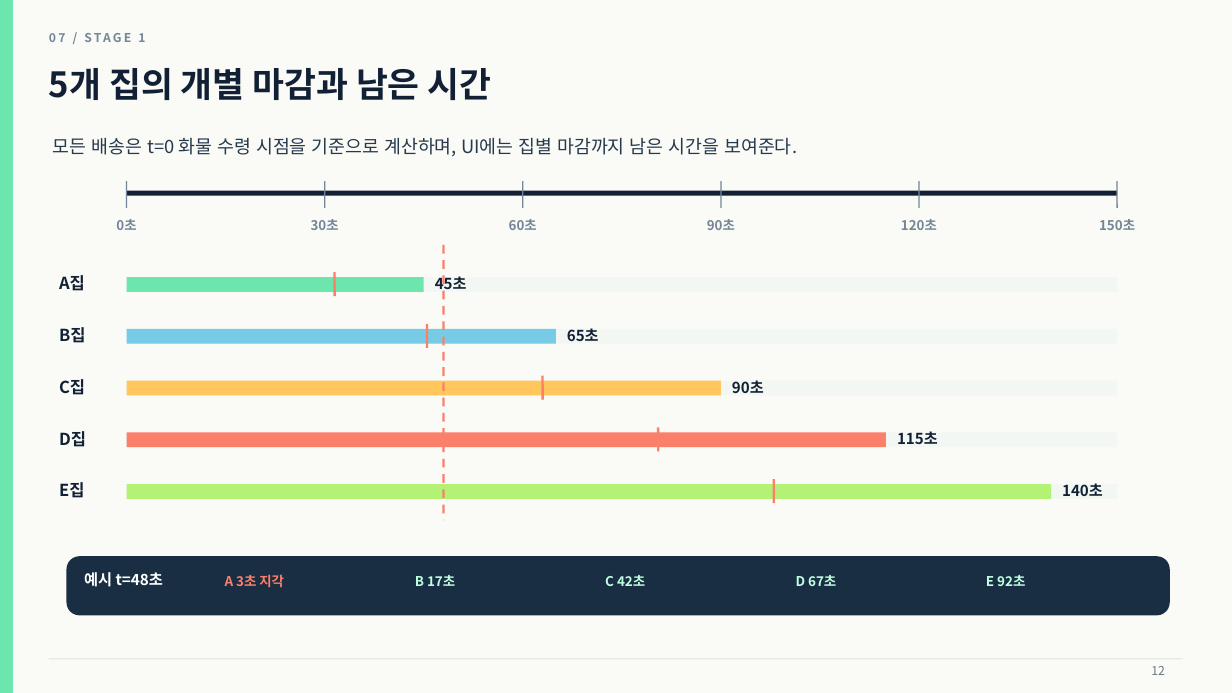
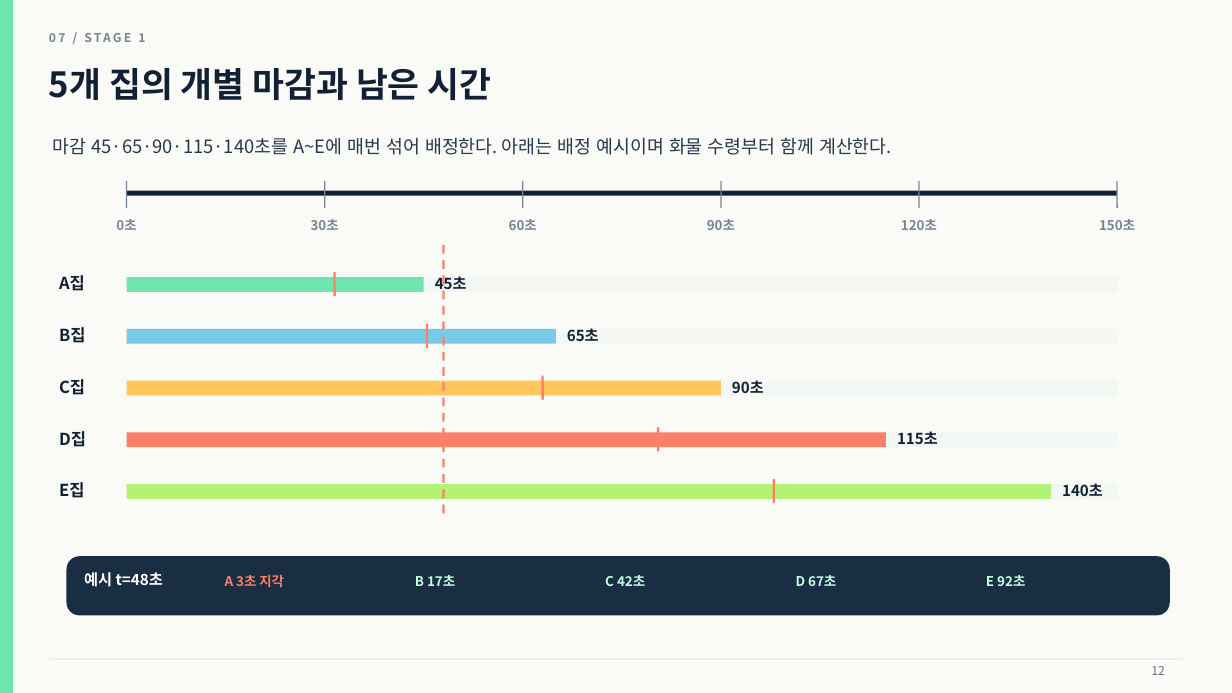
Before and after one commit to seo-spec/2Dgame-Delivery, a slide deck: slide 12 of data/docs/골목길_퀵배송_상세기획서.pptx. Drawn at 1232x693 pixels with LibreOffice and Linux fonts; fonts in the diff are those of the drawing. Boxes give left, top, right and bottom in pixels: in the first picture for what was removed or moved away, otherwise in the second. Text is boxed around its words. In the diff, an @@ line names an element or a change of style, - is before the commit and + after.

```diff
--- a/data/docs/골목길_퀵배송_상세기획서.pptx
+++ b/data/docs/골목길_퀵배송_상세기획서.pptx
@@ text at [53, 137, 892, 155]: text changed @@
-모든 배송은 t=0 화물 수령 시점을 기준으로 계산하며, UI에는 집별 마감까지 남은 시간을 보여준다.
+마감 45·65·90·115·140초를 A~E에 매번 섞어 배정한다. 아래는 배정 예시이며 화물 수령부터 함께 계산한다.
```
Also in this commit, not shown: 7 other slides changed, 1 slide added, 1 other file.
